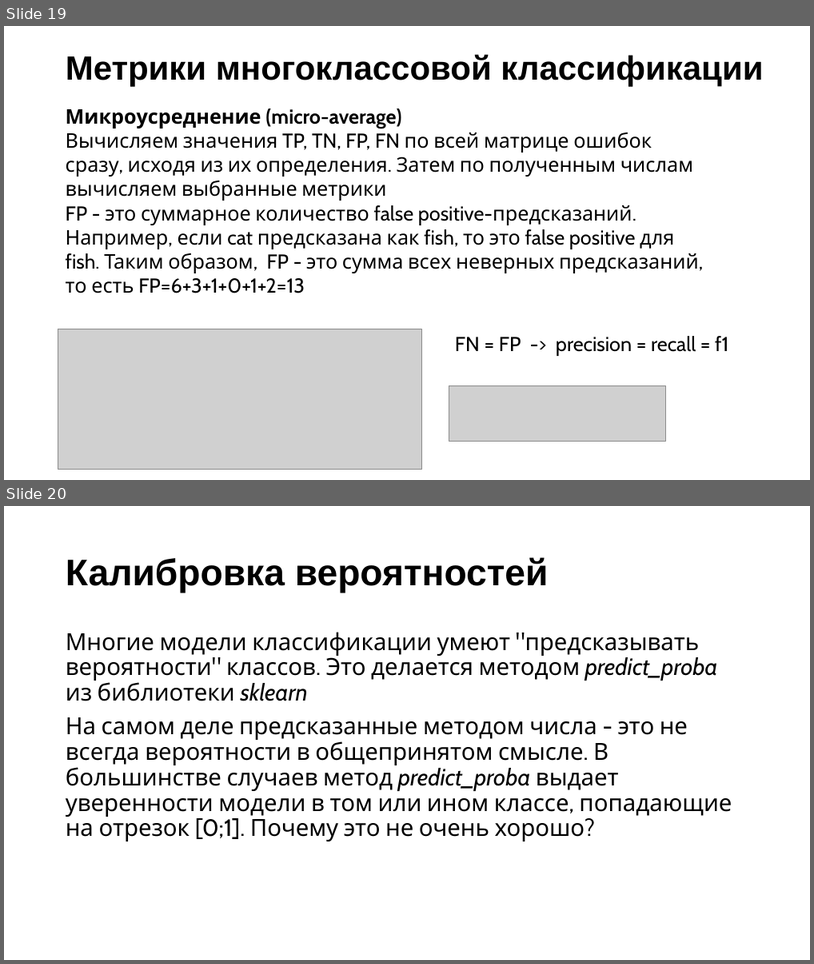
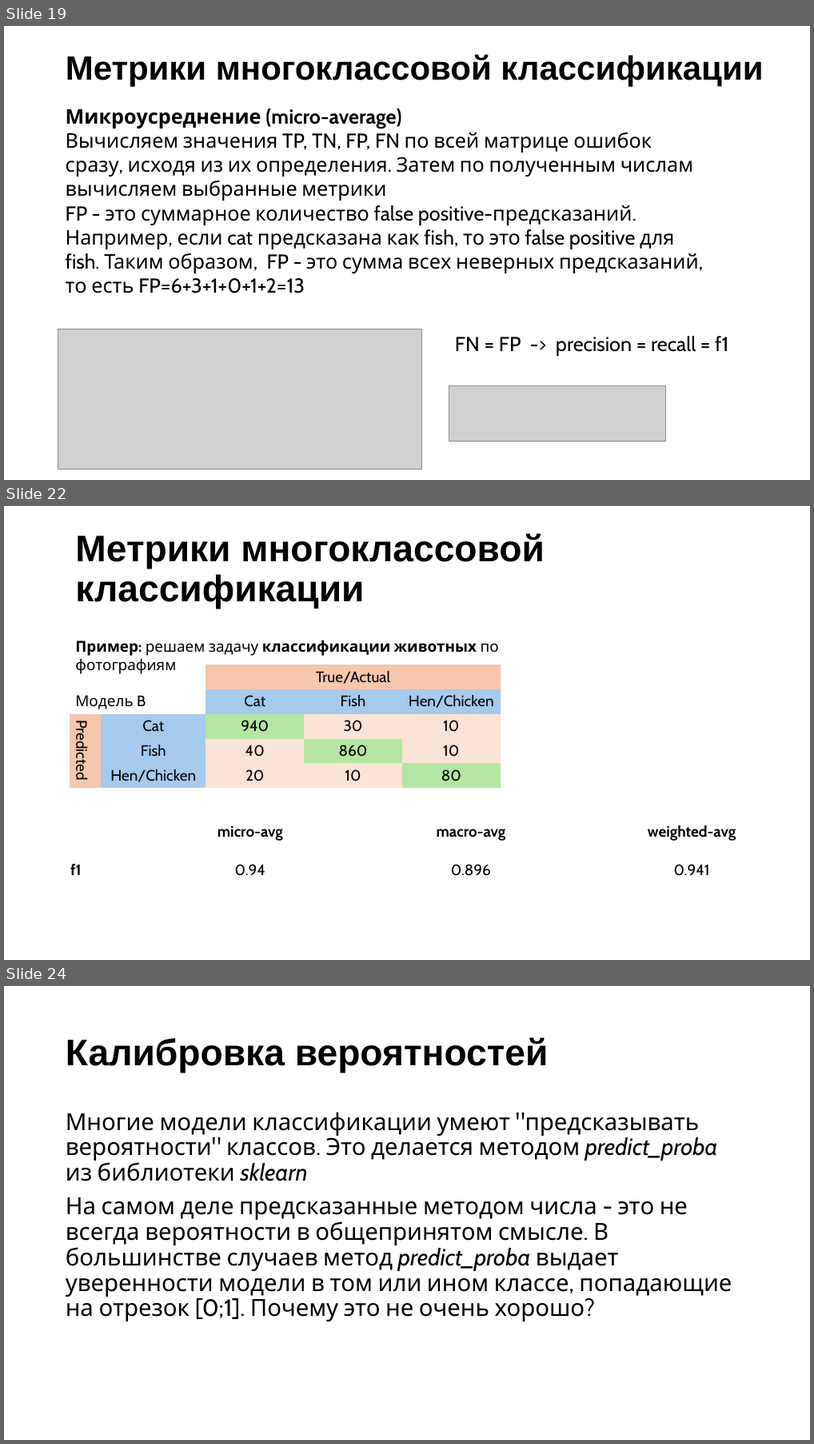
Before and after one commit to adpakw/ml_course, a slide deck: ml_1/week_7/multiclass&calibration.pptx. Shown one above the other, each under a label of ours: slides 19 and 20 before the commit, slides 19, 22 and 24 after it; the slides between them are not shown. The pictures are 814x964 and 814x1444 pixels, drawn with LibreOffice and Linux fonts; fonts in the diff are those of the drawing; grey boxes stand for pictures. Boxes give left, top, right and bottom in pixels: in the first picture for what was removed or moved away, otherwise in the second. Text is boxed around its words. In the diff, an @@ line names an element or a change of style, - is before the commit and + after.

```diff
--- a/ml_1/week_7/multiclass&calibration.pptx
+++ b/ml_1/week_7/multiclass&calibration.pptx
@@ slide 22 added at <box>4,506,810,960</box>, background #FFFFFF @@
@@ text added at <box>75,533,545,608</box>, 44 pt, text #000000, bold @@
+Метрики многоклассовой классификации
@@ text added at <box>75,640,499,709</box>, 18 pt, text #000000 @@
+Пример: решаем задачу классификации животных по фотографиям
+Модель B
@@ table added at <box>70,664,500,788</box>, 5 rows, 5 columns @@
+ |  | True/Actual |  | 
+ |  | Cat | Fish | Hen/Chicken
+Predicted | Cat | 940 | 30 | 10
+ | Fish | 40 | 860 | 10
+ | Hen/Chicken | 20 | 10 | 80
@@ table added at <box>12,820,802,895</box>, 2 rows, 4 columns @@
+ | micro-avg | macro-avg | weighted-avg
+f1 | 0.94 | 0.896 | 0.941
@@ what was slide 20 is now slide 24 @@
```
Also in this commit, not shown: 4 other slides added.
